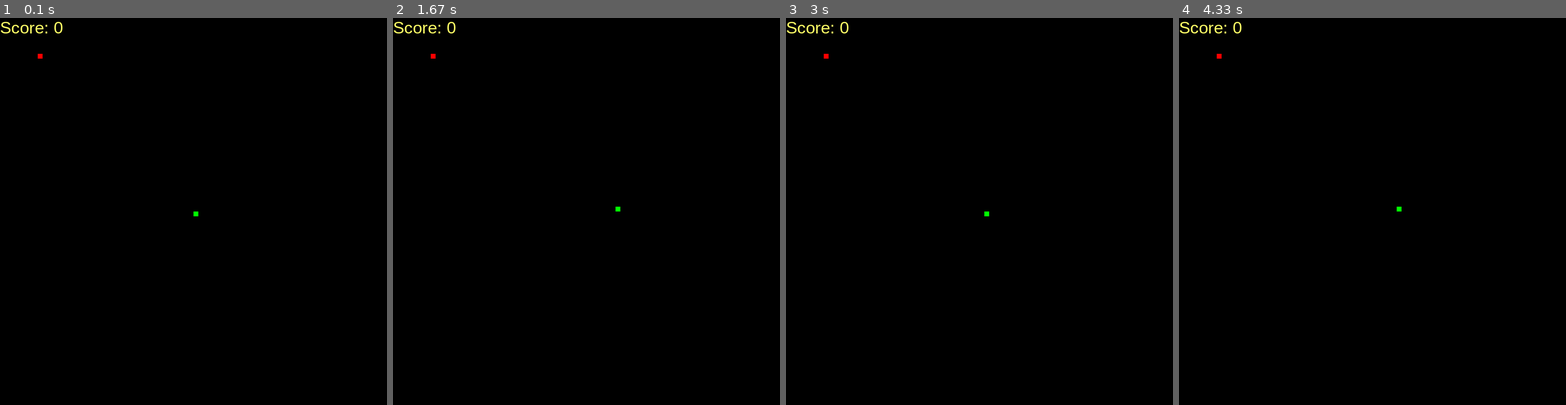
Above: before the commit, frames 1-4 (left to right).
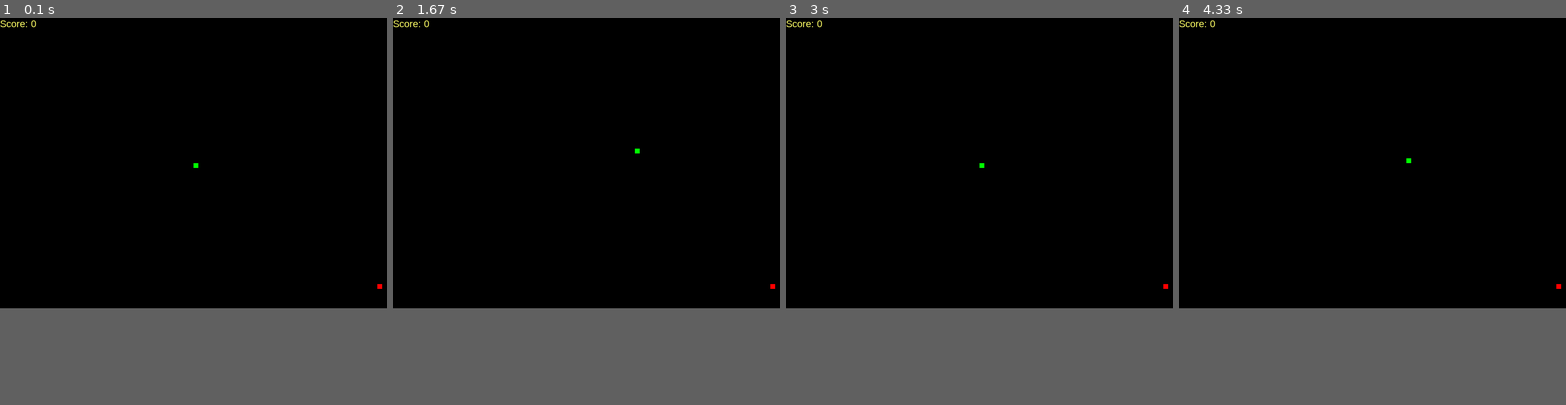
Above: after the commit, the same moments.

Repository: MicheSi/snake_pygame
Game: pygame game, started from snake.py
Two runs of this game, one before a commit and one after it. Both use one fixed random seed, a clock stepped at 60 frames per second and the inputs below.
Inputs:
- Up to frame 1 (0.1 s): no input
- Up to frame 2 (1.67 s): hold Right 0.33-0.8 s; hold Up 0.83-1.13 s; hold Right 1.17-1.63 s
- Up to frame 3 (3 s): hold Left 1.67-2.2 s; hold Down 2.23-2.53 s; hold Left 2.57-2.97 s
- Up to frame 4 (4.33 s): hold Up 3-3.37 s; hold Right 3.4-4.03 s; hold Down from 4.07 s (still down)
In our replay, the window is 800x800 before the commit and 800x600 after it. These sizes can differ from the game's own. Grey fills any space a smaller window leaves; there, only what the larger window draws over its background counts as a difference.

The runs differ from the first frame. In frame 1, 0.3% of the frame differs, in the area x 0-99%, y 0-70%; in frame 2, 0.3%; in frame 3, 0.3%; in frame 4, 0.3%.

Commit message:
game working

Diff:
--- a/snake.py
+++ b/snake.py
@@ -14,17 +14,17 @@
 
 # creates screen using pygame
 display_width = 800
-display_height = 800
+display_height = 600
 game_display = pygame.display.set_mode((display_width, display_height))
 pygame.display.set_caption('Snake')
 
 clock = pygame.time.Clock()
 
 block = 10
-speed = 5
+speed = 10
 
 font_style = pygame.font.SysFont('comicsans', 30)
-score_font = pygame.font.SysFont('bahnschrift', 35)
+score_font = pygame.font.SysFont('bahnschrift', 20)
 
 def myScore(score):
     value = score_font.render('Score: ' + str(score), True, yellow)
@@ -55,11 +55,12 @@
     snake_length = 1
 
     # coordinates of apple
-    appleX = round(random.randrange(0, display_width - block)  / 10)
-    appleY = round(random.randrange(0, display_height - block) / 10)
+    appleX = round(random.randrange(0, display_width - block)  / 10.0) * 10
+    appleY = round(random.randrange(0, display_height - block) / 10.0) * 10
 
     while not game_over:
         while game_close == True:
+            game_display(black)
             message('Game Over! Press Q to Quit or C to Play Again', red)
             myScore(snake_length - 1)
             pygame.display.update()
@@ -118,8 +119,8 @@
         pygame.display.update()
 
         if x1 == appleX and y1 == appleY:
-            appleX = round(random.randrange(0, display_width - block))
-            appleY = round(random.randrange(0, display_height - block))
+            appleX = round(random.randrange(0, display_width - block) / 10) * 10
+            appleY = round(random.randrange(0, display_height - block) / 10) * 10
             snake_length += 1
 
         clock.tick(speed)
